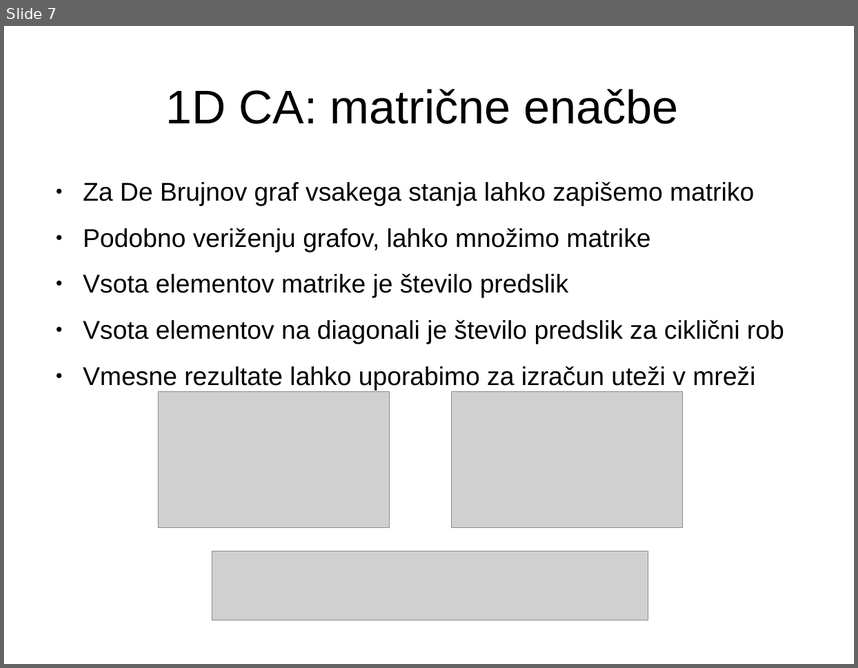
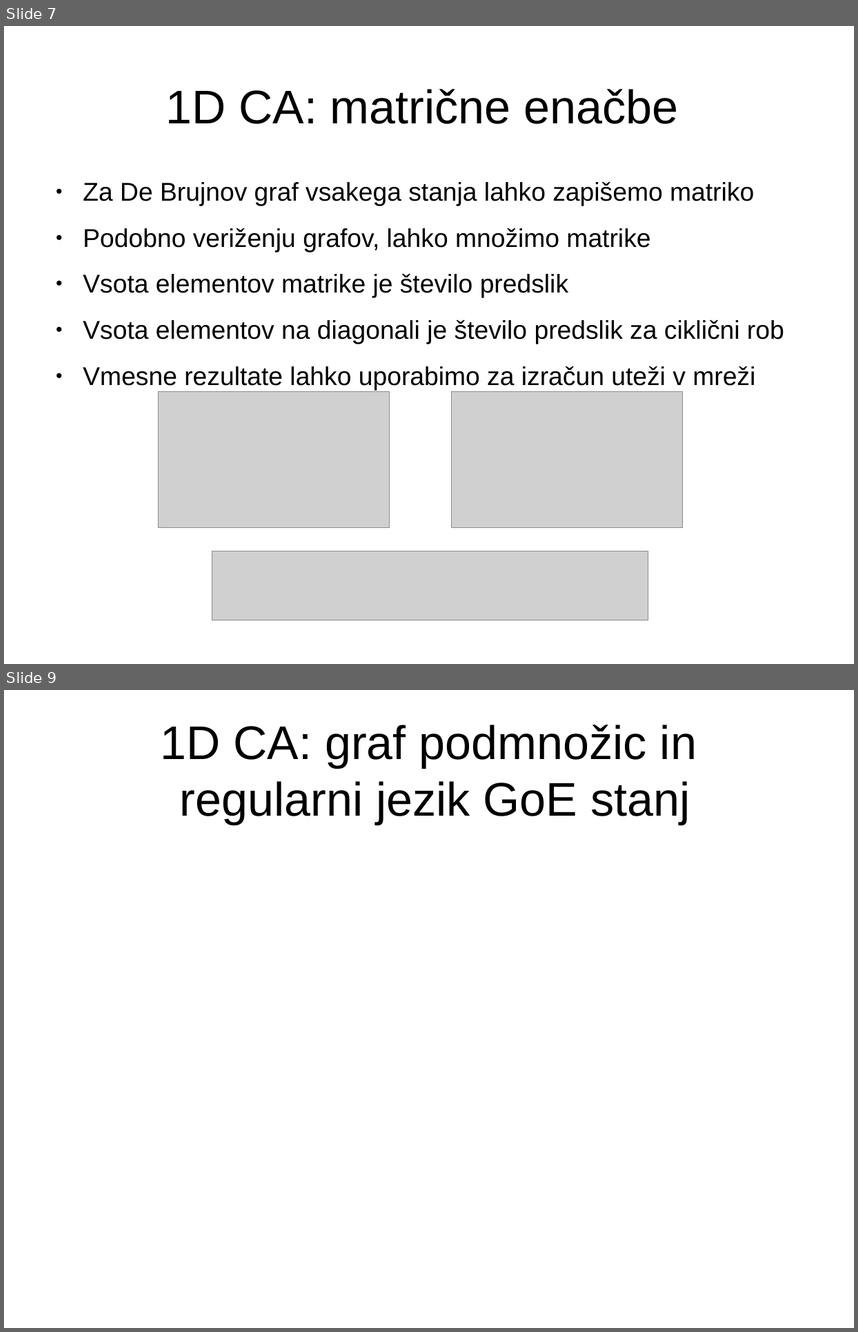
Before and after one commit to jeras/fri-latex-templates, a slide deck: predstavitev/predstavitev.odp. Shown one above the other, each under a label of ours: slide 7 before the commit, slides 7 and 9 after it; the slides between them are not shown. The pictures are 858x668 and 858x1332 pixels, drawn with LibreOffice and Linux fonts; fonts in the diff are those of the drawing; grey boxes stand for pictures. Boxes give left, top, right and bottom in pixels: in the first picture for what was removed or moved away, otherwise in the second. Text is boxed around its words. In the diff, an @@ line names an element or a change of style, - is before the commit and + after.

```diff
--- a/predstavitev/predstavitev.odp
+++ b/predstavitev/predstavitev.odp
@@ slide 9 added at bbox=[4, 690, 854, 1328], background #FFFFFF @@
@@ title added at bbox=[160, 724, 697, 824], 44 pt, text #000000 @@
+1D CA: graf podmnožic in
+regularni jezik GoE stanj
```
Also in this commit, not shown: 7 other slides added.
